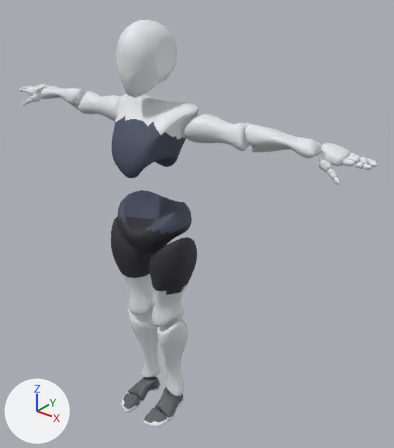
Two versions of the glTF model models/trackme-human.glb, one commit apart.
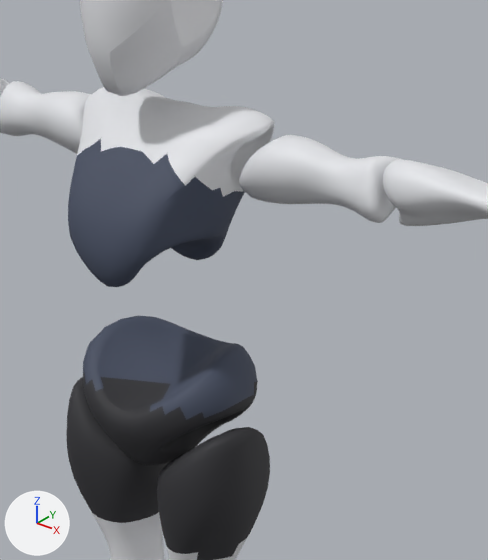
The first picture shows the older version from a 50 mm camera at (1.461, -1.524, 2.007) aimed at (0.131, 0.139, 0.977). The close-ups show the older and then the newer version on the part from 21% to 73% of the width and 13% to 66% of the height of that picture. Only the edits that show in the close-ups are written down. Every picture has the same lights, and +X, +Y and +Z are marked at lower left. Where no turn or scale is listed for an object, it has been applied to the vertices.

Script lines for the objects in view, before the commit:
```python
me_beta_surface_001 = bpy.data.meshes.new('Beta_Surface.001')
me_beta_surface_001.from_pydata(...)  # 14232 vertices, 28272 faces; spans x -0.9..0.9, y -0.17..0.15, z 0.0..1.81
# faces by material slot: [13594, 1952, 1974, 1636, 1636, 4484, 2996]
me_beta_surface_001.materials.append(mat_tm_skin_001)  # white #e5e6ea
me_beta_surface_001.materials.append(mat_tm_shorts_001)  # dark grey #303035
me_beta_surface_001.materials.append(mat_tm_top_001)  # dark blue #454d61
me_beta_surface_001.materials.append(mat_tm_shoes_001)  # dark grey #5d5f65
me_beta_surface_001.materials.append(mat_tm_shoes_sole_001)  # white #edeff1
me_beta_surface_001.materials.append(mat_tm_sleeve_001)  # white #e5e6ea
me_beta_surface_001.materials.append(mat_tm_pantslong_001)  # white #e5e6ea
ob_beta_surface_001 = bpy.data.objects.new('Beta_Surface.001', me_beta_surface_001)
ob_beta_surface_001.location = (0.0, 0.0, 0.0)
```
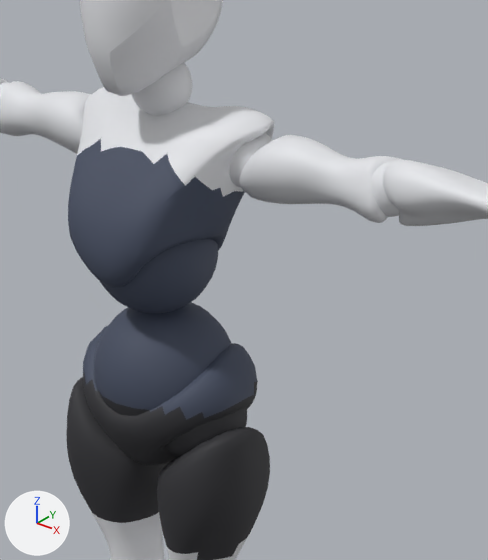
Location of each change, (x1, y1, x2, y2) in pixels of the close-ups (488 x 560 px):
```json
{"object": "Beta_Joints.001", "change": "added", "after": [0, 63, 400, 457], "faces in mat_tm_top_001 (dark blue #454d61)": [94, 238, 231, 410], "faces in mat_tm_skin_001 (white #e5e6ea)": [0, 63, 400, 217], "faces in mat_tm_shorts_001 (dark grey #303035)": [87, 392, 247, 457]}
```

Edits to the scene script, one JSON object a line:
```json
{"op": "add", "block": "me_beta_joints_001", "code": ["me_beta_joints_001 = bpy.data.meshes.new('Beta_Joints.001')", "me_beta_joints_001.from_pydata(...)  # 10514 vertices, 20840 faces; spans x -0.88..0.88, y -0.13..0.13, z 0.0..1.6", "# faces by material slot: [15228, 1392, 1180, 2120, 920]", "me_beta_joints_001.materials.append(mat_tm_skin_001)  # white #e5e6ea", "me_beta_joints_001.materials.append(mat_tm_shorts_001)  # dark grey #303035", "me_beta_joints_001.materials.append(mat_tm_top_001)  # dark blue #454d61", "me_beta_joints_001.materials.append(mat_tm_shoes_001)  # dark grey #5d5f65", "me_beta_joints_001.materials.append(mat_tm_shoes_sole_001)  # white #edeff1"]}
{"op": "add", "block": "ob_beta_joints_001", "code": ["ob_beta_joints_001 = bpy.data.objects.new('Beta_Joints.001', me_beta_joints_001)", "ob_beta_joints_001.location = (0.0, 0.0, 0.0)"]}
```
